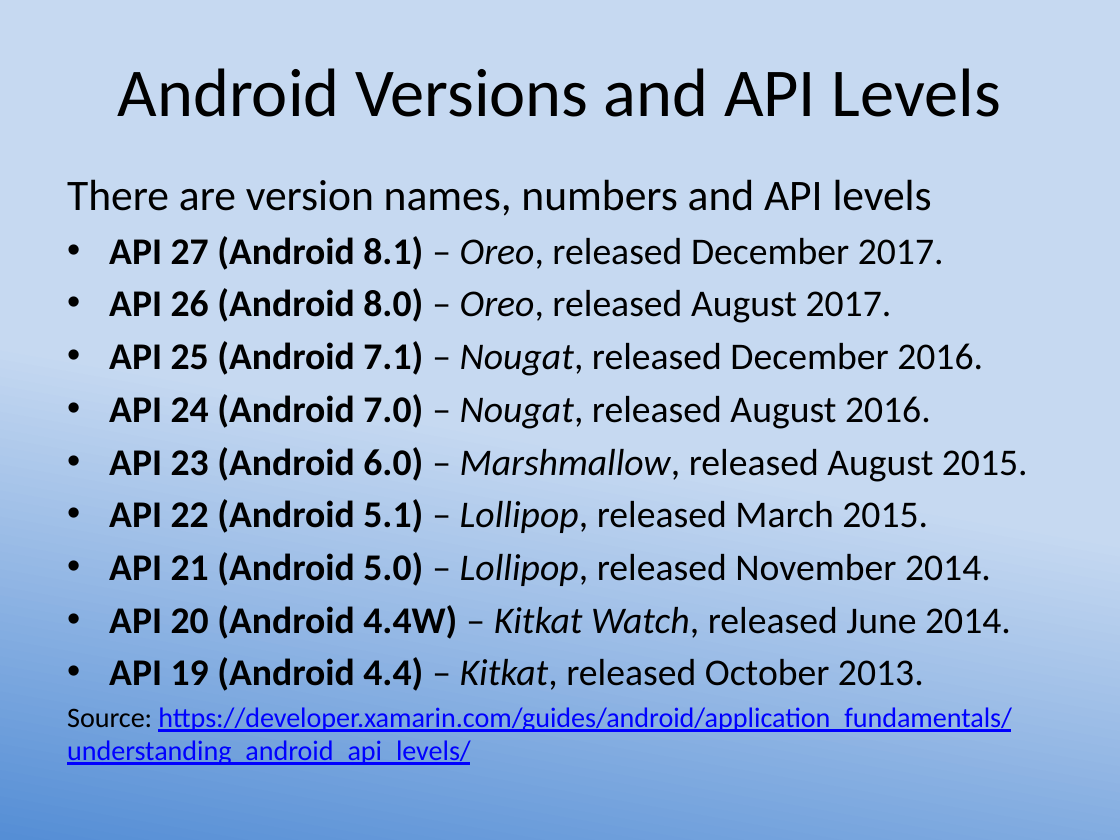
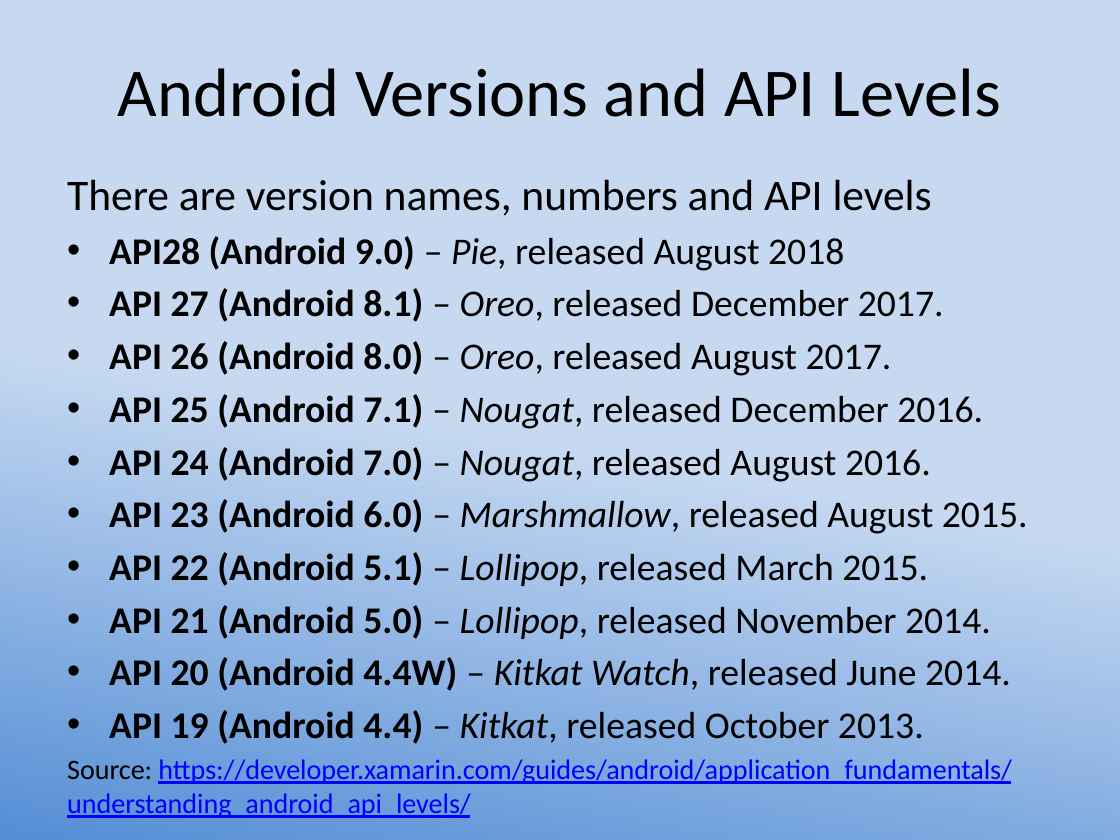
Before and after one commit to LCC-CIT/CS235AM-CourseMaterials, a slide deck: slide 19 of Slides/Wk1Day1-Intro.pptx. Drawn at 1120x840 pixels with LibreOffice and Linux fonts; fonts in the diff are those of the drawing. Boxes give left, top, right and bottom in pixels: in the first picture for what was removed or moved away, otherwise in the second. Text is boxed around its words. In the diff, an @@ line names an element or a change of style, - is before the commit and + after.

```diff
--- a/Slides/Wk1Day1-Intro.pptx
+++ b/Slides/Wk1Day1-Intro.pptx
@@ text at bbox=[109, 236, 844, 271]: paragraph added @@
+• API28 (Android 9.0) – Pie, released August 2018
```
Also in this commit, not shown: 3 other slides changed, 1 other file.
